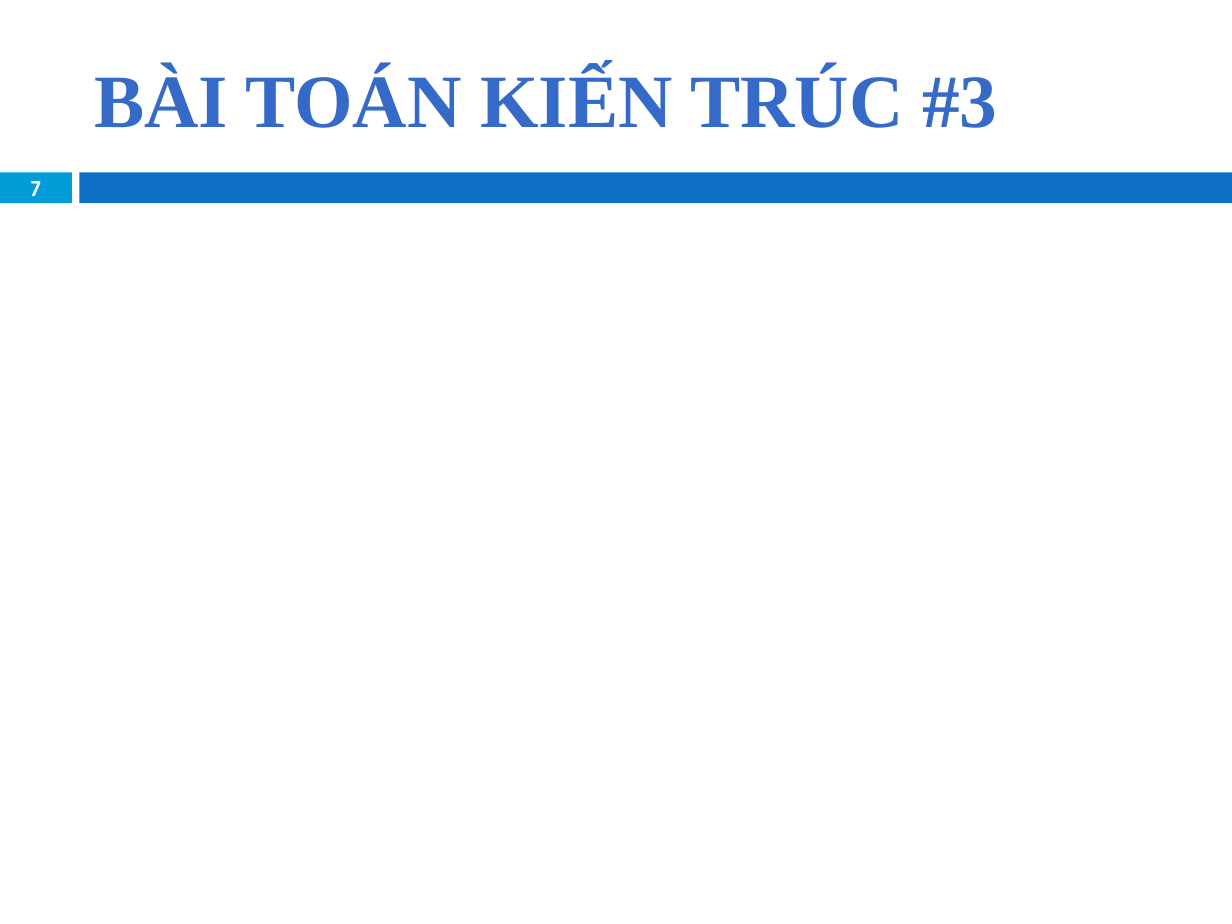
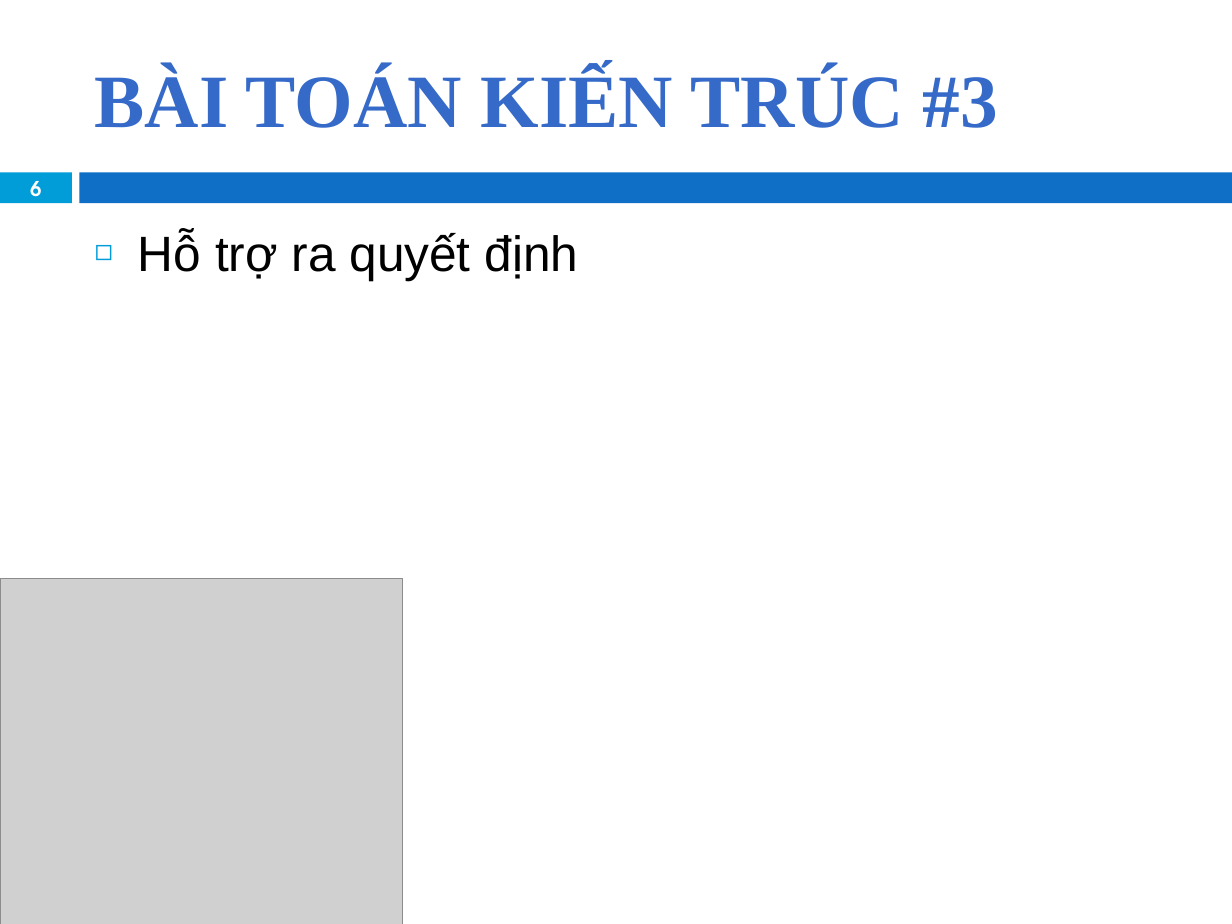
Before and after one commit to khanhduy94/jobzoom, a slide deck: slide 6 of Documents/JobZoom Presentation.pptx (slide 7 before the commit). Drawn at 1232x924 pixels with LibreOffice and Linux fonts; fonts in the diff are those of the drawing; grey boxes stand for pictures; background and template pictures are left out. Boxes give left, top, right and bottom in pixels: in the first picture for what was removed or moved away, otherwise in the second. Text is boxed around its words. In the diff, an @@ line names an element or a change of style, - is before the commit and + after.

```diff
--- a/Documents/JobZoom Presentation.pptx
+++ b/Documents/JobZoom Presentation.pptx
@@ page number at [30,181,41,204]: text changed @@
-7
+6
@@ text added at [138,231,579,280], 29 pt, text #000000 @@
+◻ Hỗ trợ ra quyết định
@@ picture added at [0,578,403,924] @@
```
Also in this commit, not shown: 6 other slides changed, 1 slide removed.
